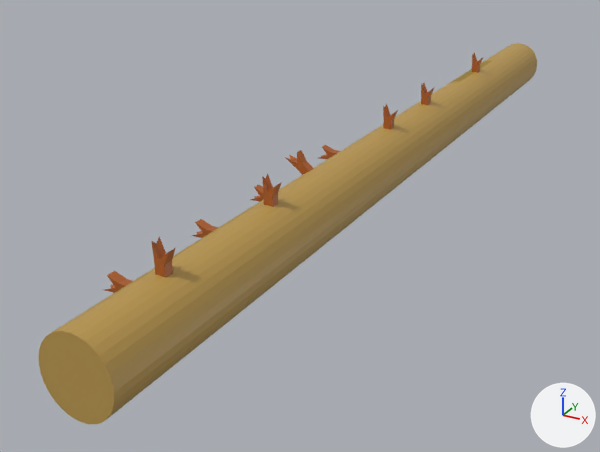
Before and after pictures for a commit that changed the Blender file resource/json/wood.blend.
The view is the same before and after, from a camera (50 mm lens) standing at (77.0, -70.0, 68.0) and looking at (-17.0, 100.0, -17.0). Arrows for +X, +Y and +Z are at lower right; the lights stay in place.

Names of what the first picture shows: '円柱', '立方体', '立方体.001', '立方体.002', '立方体.003', '立方体.004', '立方体.006', '立方体.007', '立方体.008', '立方体.009'.
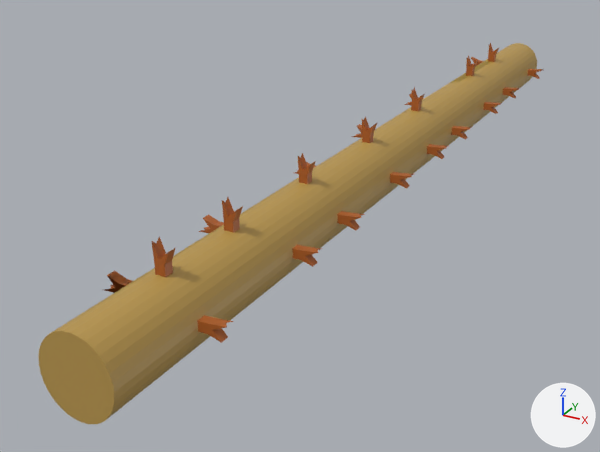
Where the change shows, as pixel boxes [x1, y1, x2, y2] in the pictures (600 x 452 px):
'立方体.001', moved: before [262, 173, 282, 207]; after [222, 197, 243, 233]
'立方体.015', added (brown): after [197, 315, 234, 343]
'立方体.002', moved: before [383, 103, 398, 130]; after [298, 153, 316, 184]
'立方体.008', moved: before [319, 145, 340, 159]; after [104, 271, 133, 293]
'立方体.003', moved: before [421, 83, 435, 105]; after [362, 116, 377, 143]
'立方体.016', added: after [292, 245, 322, 267]
'立方体.007', moved, turned: before [285, 150, 314, 175]; after [353, 124, 362, 138]
'立方体.006', moved: before [192, 219, 219, 238]; after [199, 214, 224, 233]
'立方体.017', added: after [337, 211, 365, 230]
'立方体.018', added: after [390, 172, 414, 189]
'立方体.019', added: after [427, 144, 448, 159]
'立方体.012', added: after [411, 87, 425, 111]
'立方体', moved, turned: before [471, 53, 483, 73]; after [404, 93, 424, 105]
'立方体.020', added: after [451, 126, 472, 139]
'立方体.009', moved: before [250, 185, 264, 202]; after [295, 162, 316, 174]
'立方体.013', added: after [466, 56, 478, 76]
'立方体.021', added: after [483, 102, 501, 114]
'立方体.014', added: after [488, 43, 499, 62]
'立方体.022', added: after [503, 87, 519, 98]
'立方体.023', added: after [528, 69, 543, 79]

What changed in the scene script:
```text
Change ob_立方体:
    ob_立方体.location: (0.0, 184.5, 6.9) -> (-6.2, 158.3, 2.9)
    ob_立方体.rotation_euler: (0.0, 0.0, 0.0) -> (0.0, -1.543, 0.0)  # degrees (0, 0, 0) -> degrees (0, -88, 0)
Change ob_立方体_001:
    ob_立方体_001.location: (0.0, 58.3, 6.9) -> (0.0, 44.5, 6.9)
Change ob_立方体_002:
    ob_立方体_002.location: (0.0, 115.5, 6.9) -> (0.0, 72.2, 6.9)
Change ob_立方体_003:
    ob_立方体_003.location: (0.0, 141.0, 6.9) -> (0.0, 103.1, 6.9)
Change ob_立方体_006:
    ob_立方体_006.location: (-6.2, 50.0, 2.9) -> (-6.2, 52.5, 2.9)
Change ob_立方体_007:
    ob_立方体_007.location: (-3.6, 81.2, 5.8) -> (-6.2, 122.1, 2.9)
    ob_立方体_007.rotation_euler: (0.0, -0.877, 0.0) -> (0.0, -1.543, 0.0)  # degrees (0, -50, 0) -> degrees (0, -88, 0)
Change ob_立方体_008:
    ob_立方体_008.location: (-6.2, 102.5, 2.9) -> (-6.2, 24.7, 2.9)
Change ob_立方体_009:
    ob_立方体_009.location: (-6.2, 71.4, 2.9) -> (-6.2, 90.4, 2.9)
Add ob_立方体_023:
    ob_立方体_023 = bpy.data.objects.new('立方体.023', me_立方体_030)  # 26 vertices, 48 faces; spans x -1.24..1.89, y -1.0..1.0, z -0.7..6.49; in mat_マテリアル_032 (picture img_branch_png_030)
    ob_立方体_023.location = (6.0, 223.2, 0.2)
    ob_立方体_023.rotation_euler = (0.0, 1.543, 0.0)  # degrees (0, 88, 0)
Add ob_立方体_022:
    ob_立方体_022 = bpy.data.objects.new('立方体.022', me_立方体_029)  # 26 vertices, 48 faces; spans x -1.24..1.89, y -1.0..1.0, z -0.7..6.49; in mat_マテリアル_031 (picture img_branch_png_029)
    ob_立方体_022.location = (6.0, 193.3, 0.2)
    ob_立方体_022.rotation_euler = (0.0, 1.543, 0.0)  # degrees (0, 88, 0)
Add ob_立方体_021:
    ob_立方体_021 = bpy.data.objects.new('立方体.021', me_立方体_028)  # 26 vertices, 48 faces; spans x -1.24..1.89, y -1.0..1.0, z -0.7..6.49; in mat_マテリアル_030 (picture img_branch_png_028)
    ob_立方体_021.location = (6.0, 172.9, 0.2)
    ob_立方体_021.rotation_euler = (0.0, 1.543, 0.0)  # degrees (0, 88, 0)
Add ob_立方体_020:
    ob_立方体_020 = bpy.data.objects.new('立方体.020', me_立方体_027)  # 26 vertices, 48 faces; spans x -1.24..1.89, y -1.0..1.0, z -0.7..6.49; in mat_マテリアル_029 (picture img_branch_png_027)
    ob_立方体_020.location = (6.0, 144.4, 0.2)
    ob_立方体_020.rotation_euler = (0.0, 1.543, 0.0)  # degrees (0, 88, 0)
Add ob_立方体_019:
    ob_立方体_019 = bpy.data.objects.new('立方体.019', me_立方体_026)  # 26 vertices, 48 faces; spans x -1.24..1.89, y -1.0..1.0, z -0.7..6.49; in mat_マテリアル_028 (picture img_branch_png_026)
    ob_立方体_019.location = (6.0, 125.7, 0.2)
    ob_立方体_019.rotation_euler = (0.0, 1.543, 0.0)  # degrees (0, 88, 0)
Add ob_立方体_018:
    ob_立方体_018 = bpy.data.objects.new('立方体.018', me_立方体_025)  # 26 vertices, 48 faces; spans x -1.24..1.89, y -1.0..1.0, z -0.7..6.49; in mat_マテリアル_027 (picture img_branch_png_025)
    ob_立方体_018.location = (6.0, 101.8, 0.2)
    ob_立方体_018.rotation_euler = (0.0, 1.543, 0.0)  # degrees (0, 88, 0)
Add ob_立方体_017:
    ob_立方体_017 = bpy.data.objects.new('立方体.017', me_立方体_024)  # 26 vertices, 48 faces; spans x -1.24..1.89, y -1.0..1.0, z -0.7..6.49; in mat_マテリアル_026 (picture img_branch_png_024)
    ob_立方体_017.location = (6.0, 74.4, 0.2)
    ob_立方体_017.rotation_euler = (0.0, 1.543, 0.0)  # degrees (0, 88, 0)
Add ob_立方体_016:
    ob_立方体_016 = bpy.data.objects.new('立方体.016', me_立方体_023)  # 26 vertices, 48 faces; spans x -1.24..1.89, y -1.0..1.0, z -0.7..6.49; in mat_マテリアル_025 (picture img_branch_png_023)
    ob_立方体_016.location = (6.0, 55.4, 0.2)
    ob_立方体_016.rotation_euler = (0.0, 1.543, 0.0)  # degrees (0, 88, 0)
Add ob_立方体_015:
    ob_立方体_015 = bpy.data.objects.new('立方体.015', me_立方体_022)  # 26 vertices, 48 faces; spans x -1.24..1.89, y -1.0..1.0, z -0.7..6.49; in mat_マテリアル_024 (picture img_branch_png_022)
    ob_立方体_015.location = (6.0, 24.7, 0.2)
    ob_立方体_015.rotation_euler = (0.0, 1.543, 0.0)  # degrees (0, 88, 0)
Add ob_立方体_014:
    ob_立方体_014 = bpy.data.objects.new('立方体.014', me_立方体_021)  # 26 vertices, 48 faces; spans x -1.24..1.89, y -1.0..1.0, z -0.7..6.49; in mat_マテリアル_023 (picture img_branch_png_021)
    ob_立方体_014.location = (0.0, 201.6, 6.9)
Add ob_立方体_013:
    ob_立方体_013 = bpy.data.objects.new('立方体.013', me_立方体_020)  # 26 vertices, 48 faces; spans x -1.24..1.89, y -1.0..1.0, z -0.7..6.49; in mat_マテリアル_022 (picture img_branch_png_020)
    ob_立方体_013.location = (0.0, 179.1, 6.9)
Add ob_立方体_012:
    ob_立方体_012 = bpy.data.objects.new('立方体.012', me_立方体_019)  # 26 vertices, 48 faces; spans x -1.24..1.89, y -1.0..1.0, z -0.7..6.49; in mat_マテリアル_021 (picture img_branch_png_019)
    ob_立方体_012.location = (0.0, 134.0, 6.9)
```
